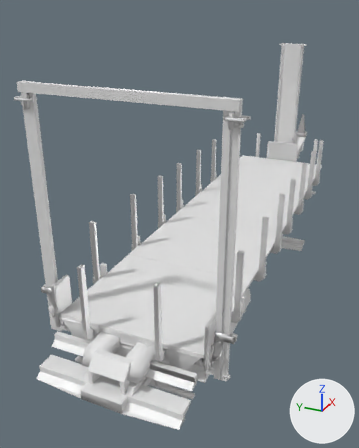
Before and after pictures for a commit that changed the FBX model road_train_trailer/meshes/trucks/tuning/extension.fbx.
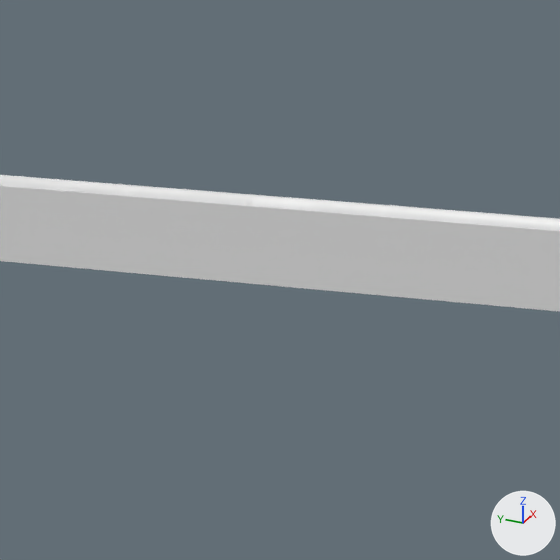
Each version appears first from a camera (50 mm lens) standing at (-0.1429, -0.035, 0.0613) and looking at (-0.0354, 0.0133, 0.0076), and next in a close-up on the part from 23% to 45% of the width and 14% to 31% of the height. Every picture has the same lights, and +X, +Y and +Z are marked at lower right. Where no turn or scale is listed for an object, it has been applied to the vertices. Vertices at the same position are counted once.

Script lines for the objects in view, before the commit:
```python
me_cube_016 = bpy.data.meshes.new('Cube.016')
me_cube_016.from_pydata(...)  # 24779 vertices, 19681 faces; spans x 0.1358..0.2838, y -0.0248..0.0109, z -0.0308..0.0194
me_cube_016.materials.append(mat_extension_mat)  # white #e7e7e7
me_cube_612 = bpy.data.meshes.new('Cube.612')
me_cube_612.from_pydata(...)  # 606 vertices, 464 faces; spans x -0.0918..0.0516, y -0.0169..0.0169, z 0.0096..0.0581
ob_cdt_body_007 = bpy.data.objects.new('cdt_Body.007', me_cube_612)
ob_cdt_body_007.location = (0.0, 0.0, -0.00805)
ob_extension_001 = bpy.data.objects.new('extension.001', me_cube_016)
ob_extension_001.location = (-0.23043, 0.00691, 0.03087)
```
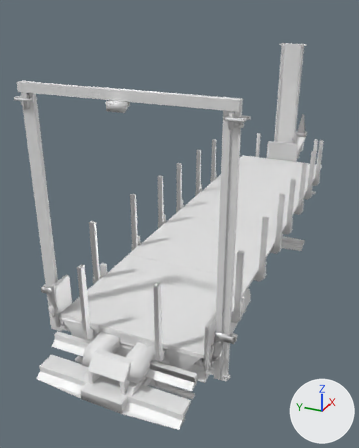
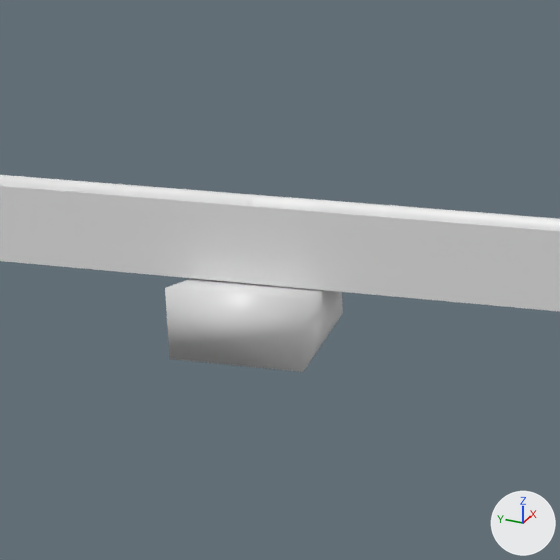
The change in detail:
me_cube_016 is used by ob_extension_001; location (-0.23043, 0.00691, 0.03087).
me_cube_016 had 24779 vertices, 19681 faces and spanned x 0.1358..0.2838, y -0.0248..0.0109, z -0.0308..0.0194.
me_cube_016 now has 24991 vertices, 19871 faces and spans x 0.1358..0.2838, y -0.0248..0.0109, z -0.0308..0.0194.
me_cube_016 part 1: a new loose piece of 16 vertices spanning x 0.1446..0.1461, y -0.0084..-0.0055, z 0.0165..0.0178, in mat_extension_mat (white #e7e7e7).

Boxes (x1, y1, x2, y2) around the edits, measured in the close-ups (560 x 560 px):
'extension.001', reshaped: before (0, 175, 560, 230); after (0, 175, 560, 372)
part 1 of me_cube_016, added: after (165, 278, 343, 372)
